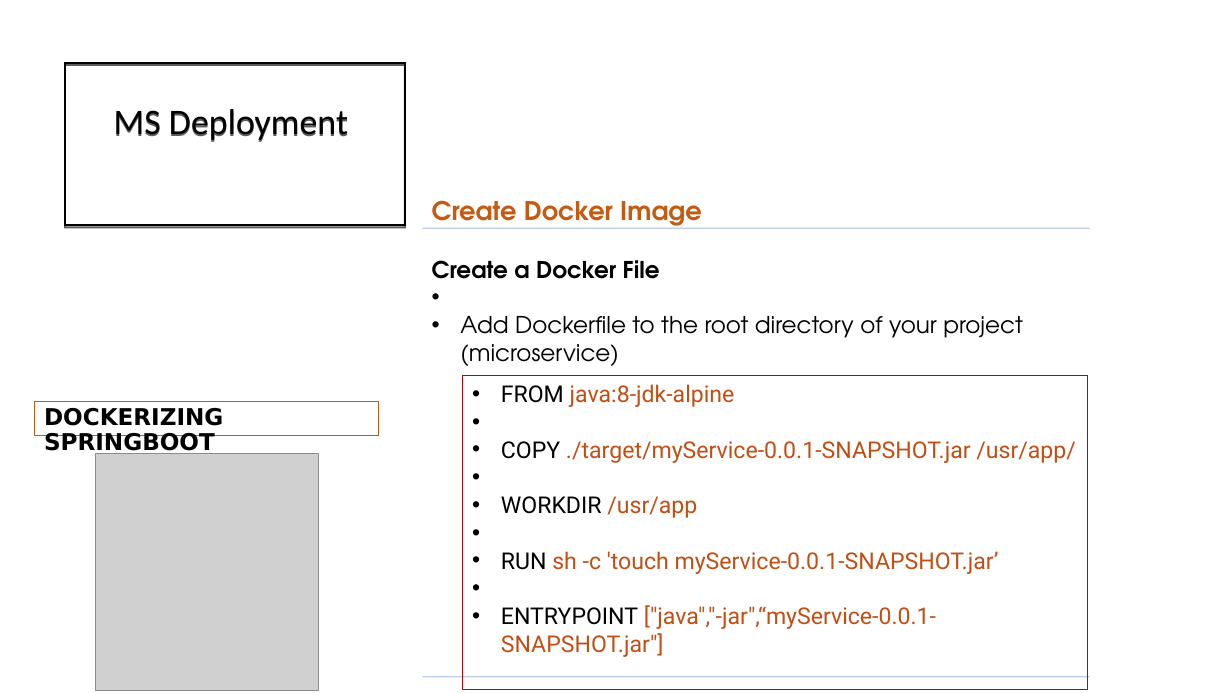
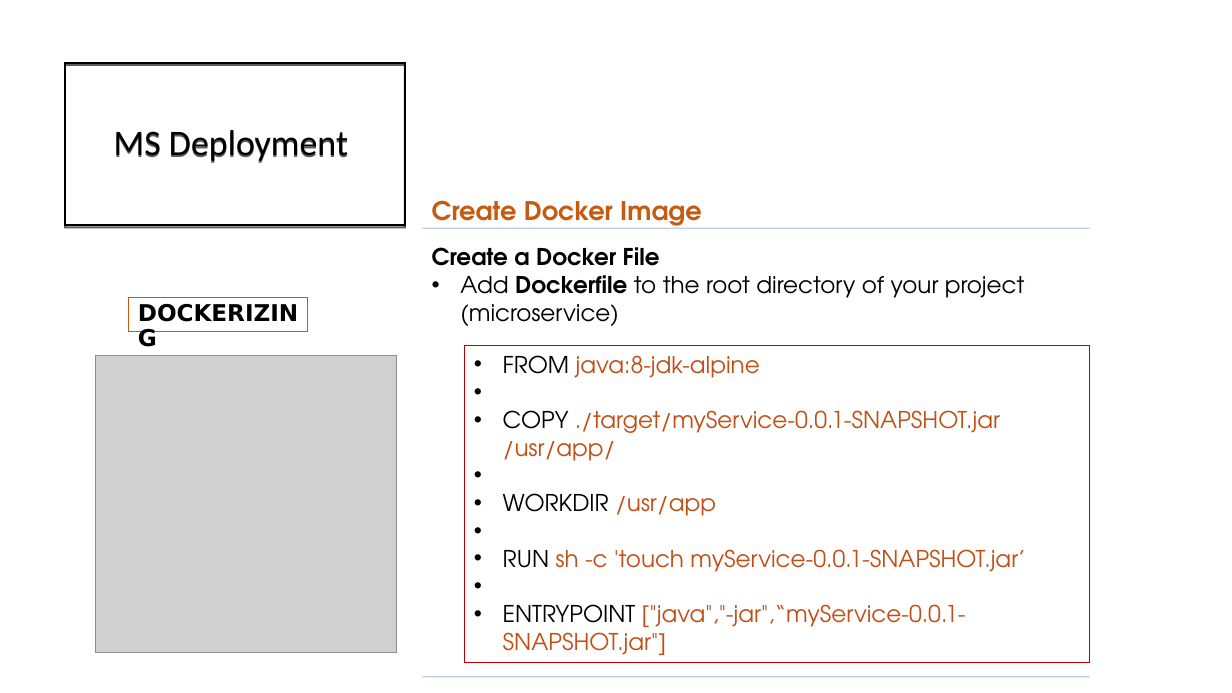
Before and after one commit to AymanGosh/MicroservicesTsofen69, a slide deck: slide 22 of MsDeployment.odp (slide 14 before the commit). Drawn at 1232x693 pixels with LibreOffice and Linux fonts; fonts in the diff are those of the drawing; grey boxes stand for pictures. Boxes give left, top, right and bottom in pixels: in the first picture for what was removed or moved away, otherwise in the second. Text is boxed around its words. In the diff, an @@ line names an element or a change of style, - is before the commit and + after.

```diff
--- a/MsDeployment.odp
+++ b/MsDeployment.odp
@@ text "Create a Docker File": place and size @@
-text "Create a Docker File" at [432,260,1023,366]
+text "Create a Docker File" at [432,247,1025,326]
@@ freeform shape "DOCKERIZING": place and size @@
-freeform shape "DOCKERIZING" at [35,401,379,435]
+freeform shape "DOCKERIZING" at [128,298,308,332]
@@ text at [460,275,1025,326]: bold on in "Dockerfile" @@
@@ picture: place and size @@
-picture at [96,454,319,690]
+picture at [96,356,396,653]
@@ rectangle "FROM java:8-jdk-alpine": place and size @@
-rectangle "FROM java:8-jdk-alpine" at [463,375,1088,689]
+rectangle "FROM java:8-jdk-alpine" at [465,346,1090,663]
@@ rectangle "FROM java:8-jdk-alpine" at [465,346,1090,663]: font Roboto to TeX Gyre Adventor @@
@@ text in freeform shape at [44,408,223,456]: text changed @@
-DOCKERIZING SPRINGBOOT
+DOCKERIZING
```
Also in this commit, not shown: 16 other slides changed, 17 slides added, 1 slide removed, 39 other files.
